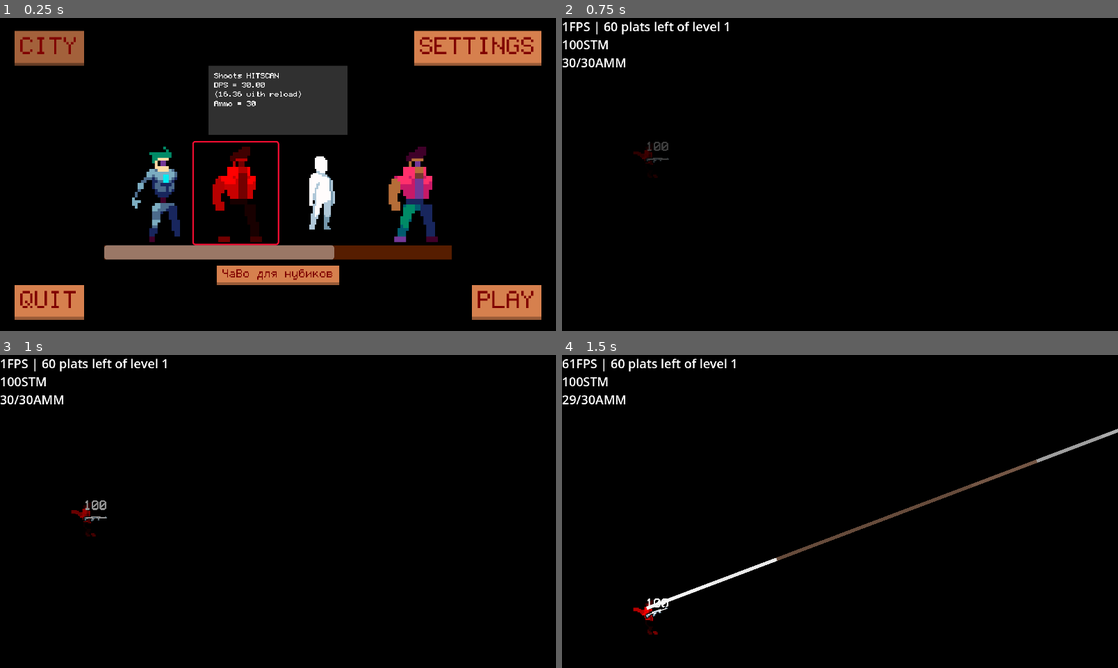
Above: before the commit, frames 1-4 (two rows, left to right).
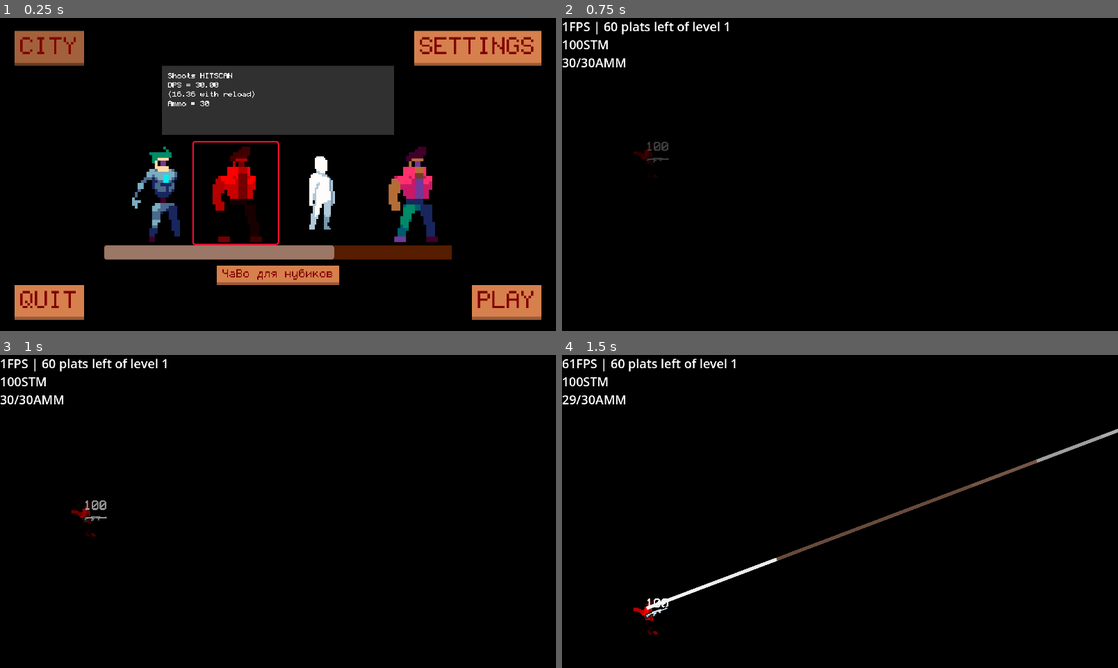
Above: after the commit, the same moments.

Repository: 0-Vanes-0/runner
Game: Godot game, scene res://src/scenes/scene_handler.tscn
Two runs of this game, one before a commit and one after it. Both use one fixed random seed, a clock stepped at 60 frames per second and the inputs below.
Inputs (mouse positions are in pixels of both pictures, inside the frame that each line leads up to):
- Up to frame 1 (0.25 s): no input
- Up to frame 2 (0.75 s): click "PLAY" at 0.5 s
- Up to frame 3 (1 s): no input
- Up to frame 4 (1.5 s): tap Enter at 1.25 s; move the mouse to (962, 495) at 1.27 s; hold W (jump_up) from 1.28 s (still down); tap Q (activity) at 1.35 s; click (962, 495) at 1.42 s

The runs differ from the first frame. In frame 1, 4.0% of the frame differs, in the area x 29-71%, y 15-38%; in frame 2, nothing differs; in frame 3, nothing differs; in frame 4, nothing differs.

Commit message:
Description for Ring of Fire

Diff:
--- a/assets/game_recources/weapons/ring_of_fire.tres
+++ b/assets/game_recources/weapons/ring_of_fire.tres
@@ -40,7 +40,8 @@
 name = "Weapon"
 description = "Shoots $1
 DPS = $2
-Ammo = $3"
+Ammo = $3
+Adds Burning status (1 dmg/sec, max stack = 5)"
 shoot_entity_resource = SubResource("Resource_hj43l")
 status_resource = SubResource("Resource_cr1tp")
 damage_from_player = 8
--- a/src/scenes/main_menu.tscn
+++ b/src/scenes/main_menu.tscn
@@ -127,14 +127,13 @@
 theme_override_constants/separation = 20
 
 [node name="PanelContainer" type="PanelContainer" parent="MarginContainer/VBoxContainer/CenterContainer/VBoxContainer"]
-custom_minimum_size = Vector2(0, 240)
+custom_minimum_size = Vector2(800, 240)
 layout_mode = 2
 size_flags_horizontal = 4
 size_flags_vertical = 3
 
 [node name="MarginContainer" type="MarginContainer" parent="MarginContainer/VBoxContainer/CenterContainer/VBoxContainer/PanelContainer"]
 clip_contents = true
-custom_minimum_size = Vector2(480, 0)
 layout_mode = 2
 theme_override_constants/margin_left = 20
 theme_override_constants/margin_top = 20
@@ -144,7 +143,7 @@
 [node name="DemonInfoLabel" type="RichTextLabel" parent="MarginContainer/VBoxContainer/CenterContainer/VBoxContainer/PanelContainer/MarginContainer"]
 layout_mode = 2
 theme = SubResource("Theme_38a2o")
-text = "Эта штука пока не работает, просто можно полистать спрайтики"
+text = "Эта штука пока не работает, просто можно полистать спрайтики ааааааааааааааааааааааааааааааааааааааааааааааааааа аа ааааааааааааааааааа ппп ппп"
 fit_content = true
 
 [node name="ScrollContainer" type="ScrollContainer" parent="MarginContainer/VBoxContainer/CenterContainer/VBoxContainer"]
